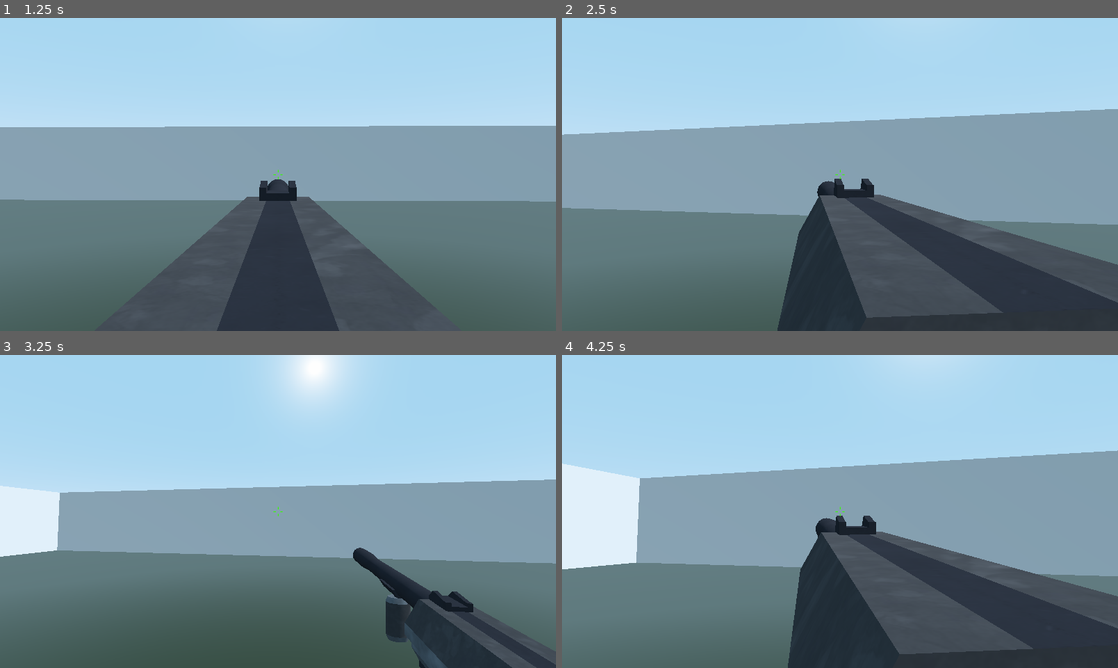
Above: before the commit, frames 1-4 (two rows, left to right).
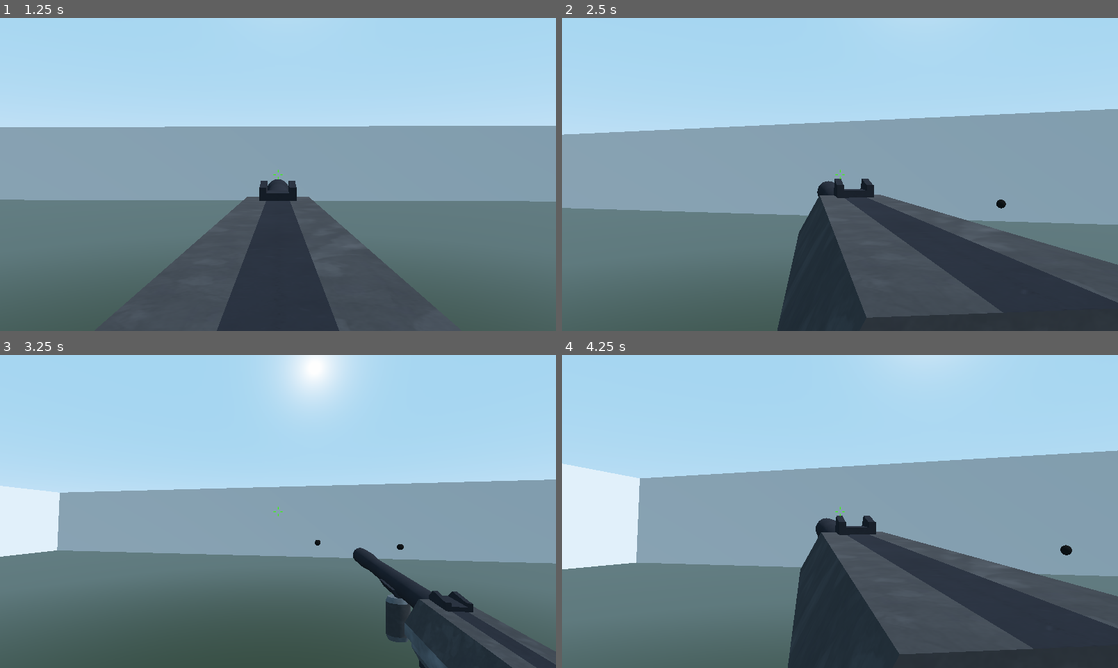
Above: after the commit, the same moments.

Repository: vikkio88/soffiteir
Game: Godot game, scene res://TestRoom.tscn
Same seed, same stepped clock (60 frames per second), same inputs: the game is played once before the commit and once after it.
Inputs (mouse positions are in pixels of both pictures, inside the frame that each line leads up to):
- Up to frame 1 (1.25 s): tap Enter at 0.5 s; move the mouse to (272, 180) at 0.52 s; hold W (move_forward) from 0.53 s (still down); hold Right mouse button (ads) from 0.53 s (still down); tap Space (jump) at 0.77 s
- Up to frame 2 (2.5 s): keep holding W (move_forward); tap Space (jump) at 1.25, 1.52 s; move the mouse to (878, 177) at 1.27 s; release Right mouse button (ads) at 1.28 s; click (878, 177) at 1.35 s; move the mouse to (795, 171) at 2.02 s; hold Right mouse button (ads) from 2.03 s (still down)
- Up to frame 3 (3.25 s): move the mouse to (283, 511) at 2.77 s; release W (move_forward) at 2.78 s; release Right mouse button (ads) at 2.78 s; hold A (move_left) from 2.78 s (still down); click (283, 511) at 2.85 s; tap Space (jump) at 3.02 s
- Up to frame 4 (4.25 s): move the mouse to (817, 505) at 3.52 s; release A (move_left) at 3.53 s; hold W (move_forward) from 3.53 s (still down); hold Right mouse button (ads) from 3.53 s (still down); tap Space (jump) at 3.77 s; tap Escape (escape, bound only after the commit) at 4.15 s

Frame 1 is identical in both runs. In frame 2, less than 0.1% of the frame differs, in the area x 78-80%, y 58-61%; in frame 3, less than 0.1%; in frame 4, less than 0.1%, in the area x 89-92%, y 60-64%.

Commit message:
- uncapture mouse - bullet speed tests - made bulleholes last longer

Diff:
--- a/Bullet.gd
+++ b/Bullet.gd
@@ -2,7 +2,7 @@
 
 
 const DAMAGE = 50
-const SPEED = 1
+const SPEED = .5
 
 onready var hole = preload("res://BulletHole.tscn")
 onready var ray = $RayCast
--- a/Bullet.tscn
+++ b/Bullet.tscn
@@ -31,7 +31,9 @@
 one_shot = true
 
 [node name="RayCast" type="RayCast" parent="."]
+transform = Transform( 2, 0, 0, 0, 2, 0, 0, 0, 2, 0, 0, 0 )
 enabled = true
-cast_to = Vector3( 0, 0, 1 )
+cast_to = Vector3( 0, 0, 0.5 )
+debug_shape_thickness = 5.0
 
 [connection signal="timeout" from="Timer" to="." method="_on_Timer_timeout"]
--- a/BulletHole.tscn
+++ b/BulletHole.tscn
@@ -16,7 +16,7 @@
 material/0 = SubResource( 2 )
 
 [node name="Timer" type="Timer" parent="."]
-wait_time = 3.0
+wait_time = 10.0
 one_shot = true
 autostart = true
 
--- a/Player.gd
+++ b/Player.gd
@@ -25,11 +25,14 @@
 onready var bullet = preload("res://Bullet.tscn")
 
 var is_on_ads = false
-var rng = RandomNumberGenerator.new()
+
+var is_mouse_captured = false
 
 func _ready():
+	randomize()
 	#hides the cursor
 	Input.set_mouse_mode(Input.MOUSE_MODE_CAPTURED)
+	is_mouse_captured = true
 	cameraAnim.play("Headbob")
 
 func _input(event):
@@ -38,6 +41,8 @@
 		rotate_y(deg2rad(-event.relative.x * get_mouse_sense()))
 		head.rotate_x(deg2rad(-event.relative.y * get_mouse_sense()))
 		head.rotation.x = clamp(head.rotation.x, deg2rad(-89), deg2rad(89))
+
+
 
 func _process(delta):
 	#camera physics interpolation to reduce physics jitter on high refresh-rate monitors
@@ -49,6 +54,14 @@
 	else:
 		camera.set_as_toplevel(false)
 		camera.global_transform = head.global_transform
+
+	if Input.is_action_just_released("escape"):
+		if is_mouse_captured:
+			is_mouse_captured = false
+			Input.set_mouse_mode(Input.MOUSE_MODE_VISIBLE)
+		else:
+			is_mouse_captured = true
+			Input.set_mouse_mode(Input.MOUSE_MODE_CAPTURED)
 
 func get_speed():
 	if not is_on_ads:
--- a/project.godot
+++ b/project.godot
@@ -60,6 +60,11 @@
 "events": [ Object(InputEventMouseButton,"resource_local_to_scene":false,"resource_name":"","device":0,"alt":false,"shi …(212 unchanged characters)…
  ]
 }
+escape={
+"deadzone": 0.5,
+"events": [ Object(InputEventKey,"resource_local_to_scene":false,"resource_name":"","device":0,"alt":false,"shift":false,"control":false,"meta":false,"command":false,"pressed":false,"scancode":0,"physical_scancode":16777217,"unicode":0,"echo":false,"script":null)
+ ]
+}
 
 [physics]
 
